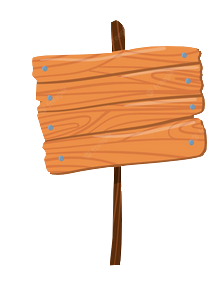
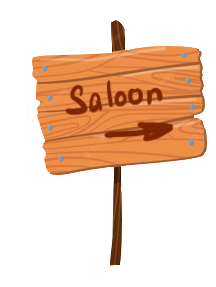
Two versions of the same layered image (216 x 287). Layer-by-layer changes:
showed "Calque de dessin 2", painted on it over box(27, 74, 174, 142)
